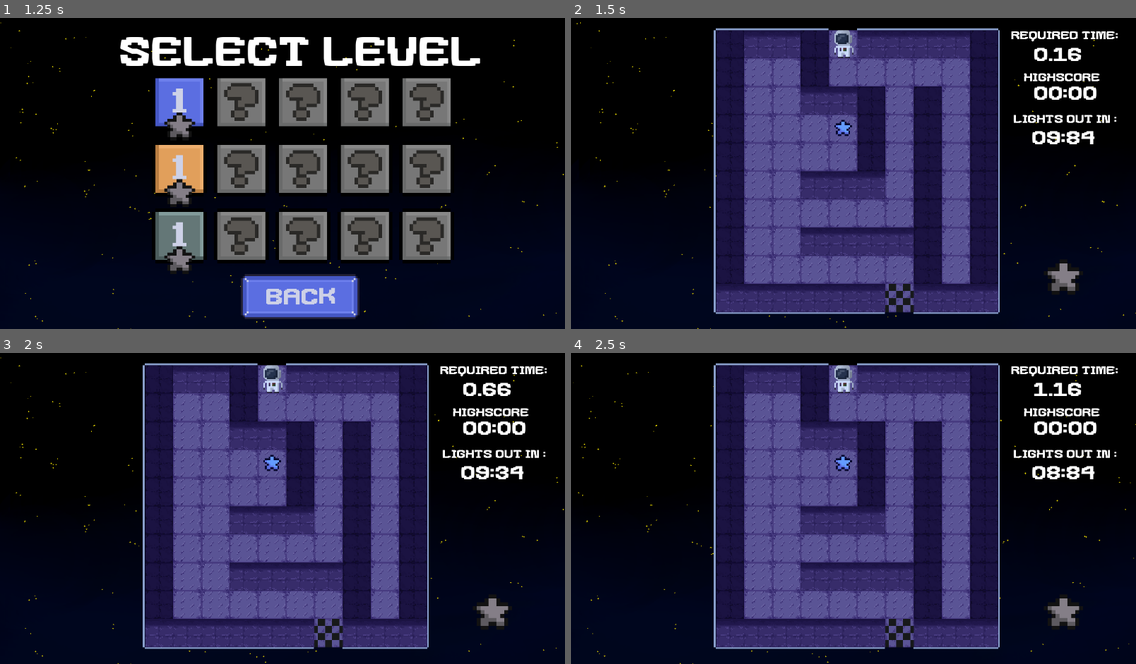
Above: before the commit, frames 1-4 (two rows, left to right).
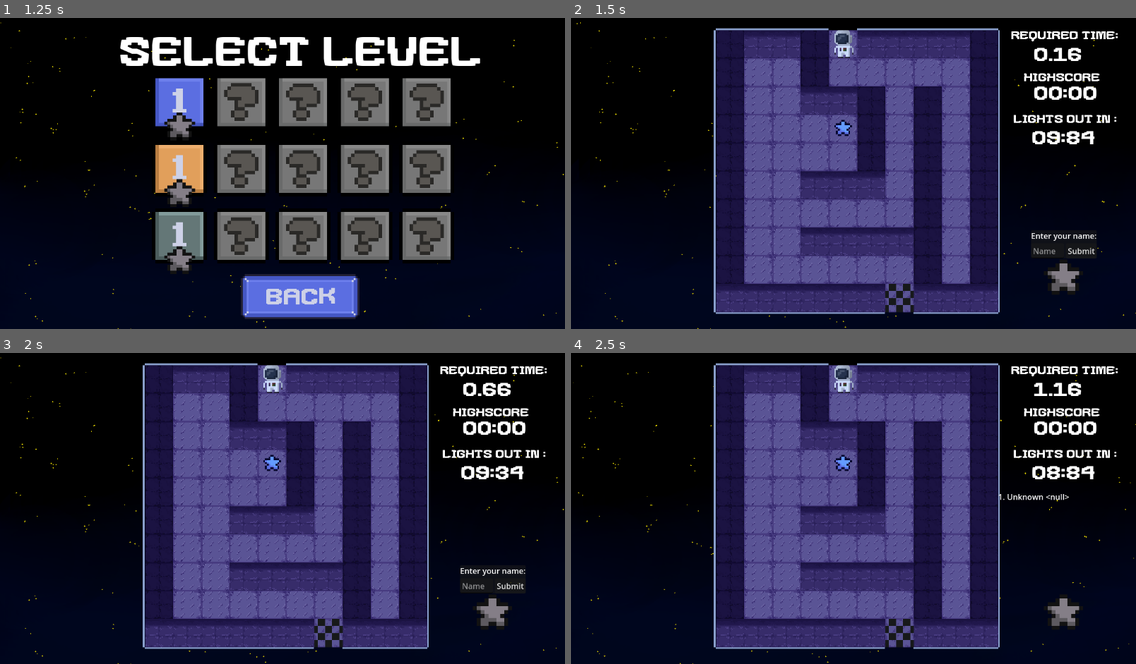
Above: after the commit, the same moments.

Repository: ilsyxn/void-escape
Game: Godot game, scene res://main-menu/main.tscn
The game is run twice, just before and just after one commit, with the same random seed, the same clock (stepped at 60 frames per second) and the same inputs.
Inputs (mouse positions are in pixels of both pictures, inside the frame that each line leads up to):
- Up to frame 1 (1.25 s): click (237, 161) at 0.5 s
- Up to frame 2 (1.5 s): click (751, 101) at 1.25 s
- Up to frame 3 (2 s): no input
- Up to frame 4 (2.5 s): click (1079, 586) at 2 s, where only the run after the commit has a clickable "Submit"

Frame 1 is identical in both runs. In frame 2, 0.2% of the frame differs, in the area x 81-93%, y 69-76%; in frame 3, 0.2%; in frame 4, 0.1%.

Commit message:
scoreboard funktioniert noch nicht

Diff:
--- a/GameOver/Game_Over.gd
+++ b/GameOver/Game_Over.gd
@@ -6,7 +6,7 @@
 
 
 # Called every frame. 'delta' is the elapsed time since the previous frame.
-func _process(delta):
+func _process(_delta):
 	pass
 
 
--- /dev/null
+++ b/Scoreboard/highscore.gd
@@ -0,0 +1,96 @@
+extends GridContainer
+
+class_name Highscore
+
+@export var sort_by := "score"
+@export var name_column := "name"
+@export var length := 10
+@export var file_name := "user://highscore.save"
+@export var column_names := ["name", "score"]
+@export var show_place_numbers := true
+
+var highscore := []
+var latest_name := ""
+
+# Called when the node enters the scene tree for the first time.
+func _ready():
+	_load()
+
+
+func get_minimum_score():
+	if len(highscore) < length:
+		return 0
+	return highscore[-1][sort_by]
+
+func add_entry(new_entry: Dictionary) -> int:
+	latest_name = new_entry[name_column]
+
+	# Case 1: Highscore is empty
+	if len(highscore) == 0:
+		highscore.append(new_entry)
+		_save()
+		_update_highscore()
+		return 1
+
+	var result = -1
+	# Case 2: We improved on an existing place
+	for i in range(len(highscore)):
+		var entry = highscore[i]
+		if new_entry[sort_by] > entry[sort_by]:
+			highscore.insert(i, new_entry)
+			result = i + 1
+			break
+
+	# Case 3: We did not improve but there is still room
+	if result == -1 and len(highscore) < length:
+		highscore.append(new_entry)
+		result = len(highscore)
+
+	_update_highscore()
+	_save()
+	return result # Place from 1 to length, -1 if not placed
+
+func _create_label(text, ratio:=1.0) -> Label:
+	var label = Label.new()
+	label.text = str(text)
+	label.theme_type_variation = "HighscoreLabel"
+	label.size_flags_horizontal = Control.SIZE_EXPAND_FILL
+	label.horizontal_alignment = HORIZONTAL_ALIGNMENT_CENTER
+	label.size_flags_stretch_ratio = ratio
+	return label
+
+func _update_highscore():
+	# Shorten if necessary
+	if len(highscore)>length:
+		for i in range(len(highscore) - 1, length - 1, -1):
+			highscore.remove_at(i)
+
+	columns = len(column_names)
+	if show_place_numbers:
+		columns += 1
+	for label in get_children():
+		remove_child(label)
+		label.queue_free()
+	var place = 0
+	for entry in highscore:
+		place += 1
+		if show_place_numbers:
+			add_child(_create_label(str(place, "."), 0.1))
+		for col in column_names:
+			add_child(_create_label(entry[col]))
+
+func _load():
+	if FileAccess.file_exists(file_name):
+		var highscore_file = FileAccess.open(file_name, FileAccess.READ)
+		var data = JSON.parse_string(highscore_file.get_line())
+		highscore = data["list"]
+		if "latest_name" in data:
+			latest_name = data["latest_name"]
+		_update_highscore()
+
+
+
+func _save():
+	var highscore_file = FileAccess.open(file_name, FileAccess.WRITE)
+	var json_string = JSON.stringify({"list": highscore, "latest_name": latest_name})
+	highscore_file.store_line(json_string)
--- /dev/null
+++ b/Scoreboard/highscore.tscn
@@ -0,0 +1,20 @@
+[gd_scene load_steps=2 format=3 uid="uid://c86hlmvh0v03h"]
+
+[ext_resource type="Script" path="res://Scoreboard/highscore.gd" id="1_upol8"]
+
+[node name="Highscore" type="GridContainer"]
+anchors_preset = 8
+anchor_left = 0.5
+anchor_top = 0.5
+anchor_right = 0.5
+anchor_bottom = 0.5
+offset_left = -0.5
+offset_top = -10.5
+offset_right = 0.5
+offset_bottom = 10.5
+grow_horizontal = 2
+grow_vertical = 2
+size_flags_horizontal = 3
+size_flags_vertical = 4
+columns = 2
+script = ExtResource("1_upol8")
--- /dev/null
+++ b/Scoreboard/start.tscn
@@ -0,0 +1,102 @@
+[gd_scene load_steps=7 format=3 uid="uid://c70fi6qty726v"]
+
+[ext_resource type="Script" path="res://Scoreboard/start.gd" id="1_fcatt"]
+[ext_resource type="PackedScene" path="res://Scoreboard/highscore.tscn" id="2_f64gv"]
+[ext_resource type="PackedScene" path="res://Scoreboard/snake_selector.tscn" id="4_5uquu"]
+
+[sub_resource type="InputEventKey" id="InputEventKey_0pfsl"]
+device = -1
+keycode = 4194309
+
+[sub_resource type="InputEventKey" id="InputEventKey_223n4"]
+device = -1
+keycode = 32
+unicode = 32
+
+[sub_resource type="Shortcut" id="Shortcut_jnklp"]
+events = [SubResource("InputEventKey_0pfsl"), SubResource("InputEventKey_223n4")]
+
+[node name="Control" type="CanvasLayer"]
+script = ExtResource("1_fcatt")
+
+[node name="VBoxContainer2" type="VBoxContainer" parent="."]
+anchors_preset = 15
+anchor_right = 1.0
+anchor_bottom = 1.0
+grow_horizontal = 2
+grow_vertical = 2
+
+[node name="Label" type="Label" parent="VBoxContainer2"]
+layout_mode = 2
+size_flags_vertical = 3
+theme_override_font_sizes/font_size = 100
+text = "Snakes 360"
+horizontal_alignment = 1
+vertical_alignment = 1
+
+[node name="HighScore" parent="VBoxContainer2" instance=ExtResource("2_f64gv")]
+layout_mode = 2
+sort_by = "food"
+column_names = ["name", "food", "kills"]
+
+[node name="HBoxContainer" type="HBoxContainer" parent="VBoxContainer2"]
+layout_mode = 2
+size_flags_vertical = 3
+
+[node name="Control" type="Control" parent="VBoxContainer2/HBoxContainer"]
+custom_minimum_size = Vector2(30, 0)
+layout_mode = 2
+
+[node name="SnakeSelector" parent="VBoxContainer2/HBoxContainer" instance=ExtResource("4_5uquu")]
+layout_mode = 2
+
+[node name="Control2" type="Control" parent="VBoxContainer2/HBoxContainer"]
+custom_minimum_size = Vector2(50, 0)
+layout_mode = 2
+
+[node name="NewGameButton" type="Button" parent="VBoxContainer2/HBoxContainer"]
+custom_minimum_size = Vector2(200, 50)
+layout_mode = 2
+size_flags_horizontal = 6
+size_flags_vertical = 4
+shortcut = SubResource("Shortcut_jnklp")
+text = "New Game"
+
+[node name="NewHighscore" type="PanelContainer" parent="."]
+visible = false
+custom_minimum_size = Vector2(600, 250)
+offset_left = 339.0
+offset_top = 194.0
+offset_right = 939.0
+offset_bottom = 444.0
+
+[node name="VBoxContainer" type="VBoxContainer" parent="NewHighscore"]
+layout_mode = 2
+
+[node name="Label" type="Label" parent="NewHighscore/VBoxContainer"]
+custom_minimum_size = Vector2(0, 100)
+layout_mode = 2
+theme_override_font_sizes/font_size = 30
+text = "New Highscore!"
+horizontal_alignment = 1
+vertical_alignment = 1
+
+[node name="HBoxContainer" type="HBoxContainer" parent="NewHighscore/VBoxContainer"]
+layout_mode = 2
+
+[node name="NewNameEdit" type="LineEdit" parent="NewHighscore/VBoxContainer/HBoxContainer"]
+layout_mode = 2
+size_flags_horizontal = 3
+theme_override_font_sizes/font_size = 30
+placeholder_text = "Your name"
+max_length = 20
+caret_blink = true
+
+[node name="SaveHighscoreButton" type="Button" parent="NewHighscore/VBoxContainer/HBoxContainer"]
+custom_minimum_size = Vector2(100, 60)
+layout_mode = 2
+text = "Save"
+
+[connection signal="pressed" from="VBoxContainer2/HBoxContainer/NewGameButton" to="." method="_on_new_game_button_pressed"]
+[connection signal="text_submitted" from="NewHighscore/VBoxContainer/HBoxContainer/NewNameEdit" to="." method="_on_save_highscore_button_pressed"]
+[connection signal="pressed" from="NewHighscore/VBoxContainer/HBoxContainer/SaveHighscoreButton" to="." method="_on_save_highscore_button_pressed"]
--- a/level/world1/level.gd
+++ b/level/world1/level.gd
@@ -29,6 +29,10 @@
 @export var three_stars : float
 @export var two_stars : float
 @onready var intro = $"../Intro"
+@onready var new_highscore = $"../Belichtet/NewHighscore"
+@onready var new_name_edit = $"../Belichtet/NewHighscore/VBoxContainer/HBoxContainer/NewNameEdit"
+@onready var high_score = $"../Belichtet/Highscore2"
+var highscore_global
 
 
 
@@ -136,6 +140,7 @@
 				save_Game.unlockedLevels.append(id+1)
 				if !save_Game.time[id]:
 					save_Game.time[id] = stoppuhr.time
+					highscore_global = save_Game.time[id]
 			else:
 				# Falls wir einen neuen Highscore haben
 				if save_Game.time[id] > stoppuhr.time:
@@ -188,3 +193,10 @@
 	$"../visual_timer/time".hide()
 	$"../Belichtet/Border".hide()
 	$"../Belichtet/Star".hide()
+
+func _on_save_highscore_button_pressed(_new_text=""):
+	var new_name = new_name_edit.text.strip_edges()
+	if not len(new_name):
+		new_name = "Unknown"
+	high_score.add_entry({"name": new_name, "score": highscore_global, "kills": 1})
+	new_highscore.visible = false
--- a/level/world1/level_1.tscn
+++ b/level/world1/level_1.tscn
@@ -11,6 +11,7 @@
 [ext_resource type="PackedScene" uid="uid://h2dqw4dt0jx3" path="res://assets/ui/settings.tscn" id="9_i0ps3"]
 [ext_resource type="Script" path="res://level/visual_timer.gd" id="10_216da"]
 [ext_resource type="PackedScene" uid="uid://bbefcdphgqnaf" path="res://main-menu/bewertung.tscn" id="10_tiku2"]
+[ext_resource type="PackedScene" uid="uid://c86hlmvh0v03h" path="res://Scoreboard/highscore.tscn" id="11_mueow"]
 [ext_resource type="AudioStream" uid="uid://b7eqxxa8bvx6r" path="res://assets/world-1/sternsound.mp3" id="12_7esyw"]
 [ext_resource type="AudioStream" uid="uid://br12bidggrfii" path="res://assets/sounds/intro.wav" id="12_n7lpi"]
 
@@ -181,6 +182,36 @@
 position = Vector2(576, -280)
 scale = Vector2(0.3, 0.3)
 
+[node name="NewHighscore" type="PanelContainer" parent="Belichtet"]
+offset_left = 938.0
+offset_top = 446.0
+offset_right = 1072.0
+offset_bottom = 504.0
+
+[node name="VBoxContainer" type="VBoxContainer" parent="Belichtet/NewHighscore"]
+layout_mode = 2
+
+[node name="Label" type="Label" parent="Belichtet/NewHighscore/VBoxContainer"]
+layout_mode = 2
+text = "Enter your name:"
+
+[node name="HBoxContainer" type="HBoxContainer" parent="Belichtet/NewHighscore/VBoxContainer"]
+layout_mode = 2
+
+[node name="NewNameEdit" type="LineEdit" parent="Belichtet/NewHighscore/VBoxContainer/HBoxContainer"]
+layout_mode = 2
+placeholder_text = "Name"
+
+[node name="SaveHighscoreButton" type="Button" parent="Belichtet/NewHighscore/VBoxContainer/HBoxContainer"]
+layout_mode = 2
+text = "Submit"
+
+[node name="Highscore2" parent="Belichtet" instance=ExtResource("11_mueow")]
+offset_left = 367.0
+offset_top = -28.0
+offset_right = 368.0
+offset_bottom = -7.0
+
 [node name="visual_timer" type="Node" parent="."]
 script = ExtResource("10_216da")
 
@@ -213,4 +244,6 @@
 stream = ExtResource("12_7esyw")
 volume_db = -10.0
 
+[connection signal="text_submitted" from="Belichtet/NewHighscore/VBoxContainer/HBoxContainer/NewNameEdit" to="lvl1" method="_on_save_highscore_button_pressed"]
+[connection signal="pressed" from="Belichtet/NewHighscore/VBoxContainer/HBoxContainer/SaveHighscoreButton" to="lvl1" method="_on_save_highscore_button_pressed"]
 [connection signal="timeout" from="visual_timer/Timer" to="lvl1" method="_on_timer_timeout"]
--- a/level/world2/level2.gd
+++ b/level/world2/level2.gd
@@ -1,7 +1,5 @@
 extends TileMap
 @onready var light = $"../Light"
-@onready var light_out_in = $"../Belichtet/light_out_in"
-@onready var light_timer = $"../Belichtet/visual_timer/Timer"
 @onready var settings = $"../Belichtet/Settings"
 
 var astagrid = AStarGrid2D.new()
@@ -40,6 +38,14 @@
 @onready var stoppuhr = $"../Belichtet/stoppuhr"
 @onready var high_score_time = $"../Belichtet/HighScoreTime"
 
+@export var highscore_input_scene = "res://Scoreboard/HighscoreInput.tscn"
+@export var highscore_global: float
+
+@onready var new_highscore = $"../Belichtet/NewHighscore"
+@onready var new_name_edit = $"../Belichtet/NewHighscore/VBoxContainer/HBoxContainer/NewNameEdit"
+@onready var high_score = $"../Belichtet/Highscore2"
+
+
 func _ready():
 	intro.play()
 	# Damit sich die gegner bewegen können
@@ -170,7 +176,7 @@
 				save_Game.unlockedLevels.append(id+1)
 				if !save_Game.time[id]:
 					save_Game.time[id] = stoppuhr.time
-
+					highscore_global = save_Game.time[id]
 
 			get_tree().change_scene_to_file("res://main-menu/level_selector.tscn")
 
@@ -262,3 +268,10 @@
 	$"../Belichtet/Border".hide()
 	$"../Belichtet/Star".hide()
 	$"../Belichtet/HighScoreTime".hide()
+
+func _on_save_highscore_button_pressed(_new_text=""):
+	var new_name = new_name_edit.text.strip_edges()
+	if not len(new_name):
+		new_name = "Unknown"
+	high_score.add_entry({"name": new_name, "score": highscore_global, "kills": 1})
+	new_highscore.visible = false
--- a/level/world2/level_2_5.tscn
+++ b/level/world2/level_2_5.tscn
@@ -11,6 +11,7 @@
 [ext_resource type="PackedScene" uid="uid://h2dqw4dt0jx3" path="res://assets/ui/settings.tscn" id="10_ay7js"]
 [ext_resource type="AudioStream" uid="uid://br12bidggrfii" path="res://assets/sounds/intro.wav" id="10_dc04p"]
 [ext_resource type="PackedScene" uid="uid://dj4emyeeic6bl" path="res://GameOver/Game_Over.tscn" id="10_mwj13"]
+[ext_resource type="PackedScene" uid="uid://c86hlmvh0v03h" path="res://Scoreboard/highscore.tscn" id="13_82ulj"]
 
 [node name="Level2-2" type="Node2D"]
 
@@ -145,5 +146,38 @@
 position = Vector2(581, -245)
 scale = Vector2(0.4, 0.365)
 
+[node name="NewHighscore" type="PanelContainer" parent="Belichtet"]
+offset_left = 991.0
+offset_top = 431.0
+offset_right = 1125.0
+offset_bottom = 489.0
+
+[node name="VBoxContainer" type="VBoxContainer" parent="Belichtet/NewHighscore"]
+layout_mode = 2
+
+[node name="Label" type="Label" parent="Belichtet/NewHighscore/VBoxContainer"]
+layout_mode = 2
+text = "Enter your name:"
+
+[node name="HBoxContainer" type="HBoxContainer" parent="Belichtet/NewHighscore/VBoxContainer"]
+layout_mode = 2
+
+[node name="NewNameEdit" type="LineEdit" parent="Belichtet/NewHighscore/VBoxContainer/HBoxContainer"]
+layout_mode = 2
+placeholder_text = "Name"
+
+[node name="SaveHighscoreButton" type="Button" parent="Belichtet/NewHighscore/VBoxContainer/HBoxContainer"]
+layout_mode = 2
+text = "Submit"
+
+[node name="Highscore2" parent="Belichtet" instance=ExtResource("13_82ulj")]
+offset_left = 420.0
+offset_top = -43.0
+offset_right = 421.0
+offset_bottom = -22.0
+
 [node name="Intro" type="AudioStreamPlayer2D" parent="."]
 stream = ExtResource("10_dc04p")
+
+[connection signal="text_submitted" from="Belichtet/NewHighscore/VBoxContainer/HBoxContainer/NewNameEdit" to="lvl2_1" method="_on_save_highscore_button_pressed"]
+[connection signal="pressed" from="Belichtet/NewHighscore/VBoxContainer/HBoxContainer/SaveHighscoreButton" to="lvl2_1" method="_on_save_highscore_button_pressed"]
Not shown: 1 places in level/world1/level_1.tscn that only renumber resources
Not shown: 1 places in level/world2/level_2_5.tscn that only renumber resources
